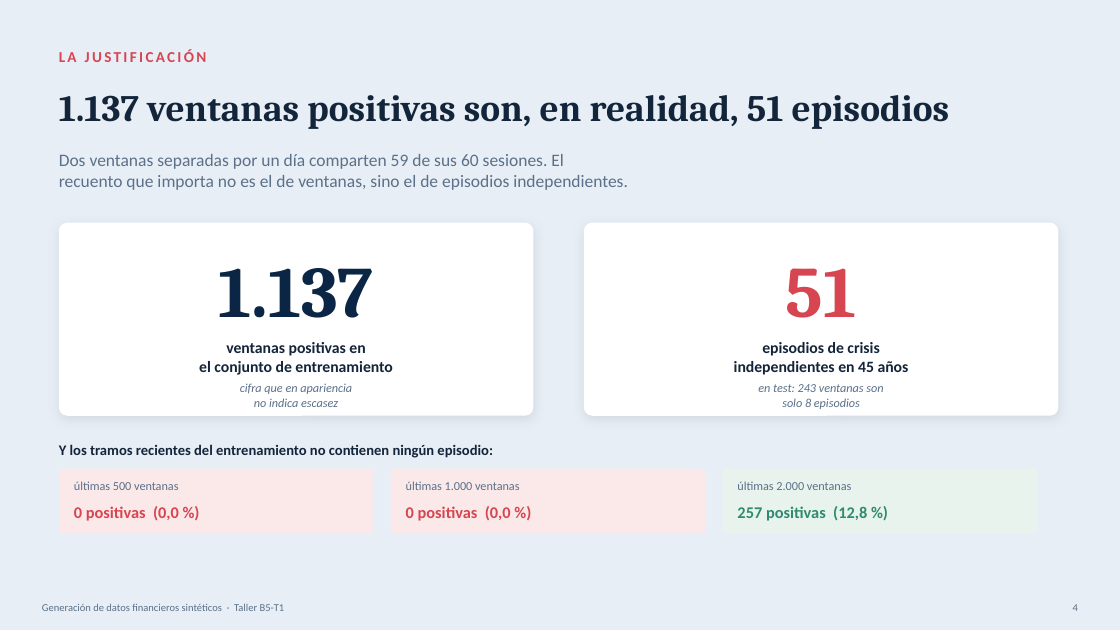
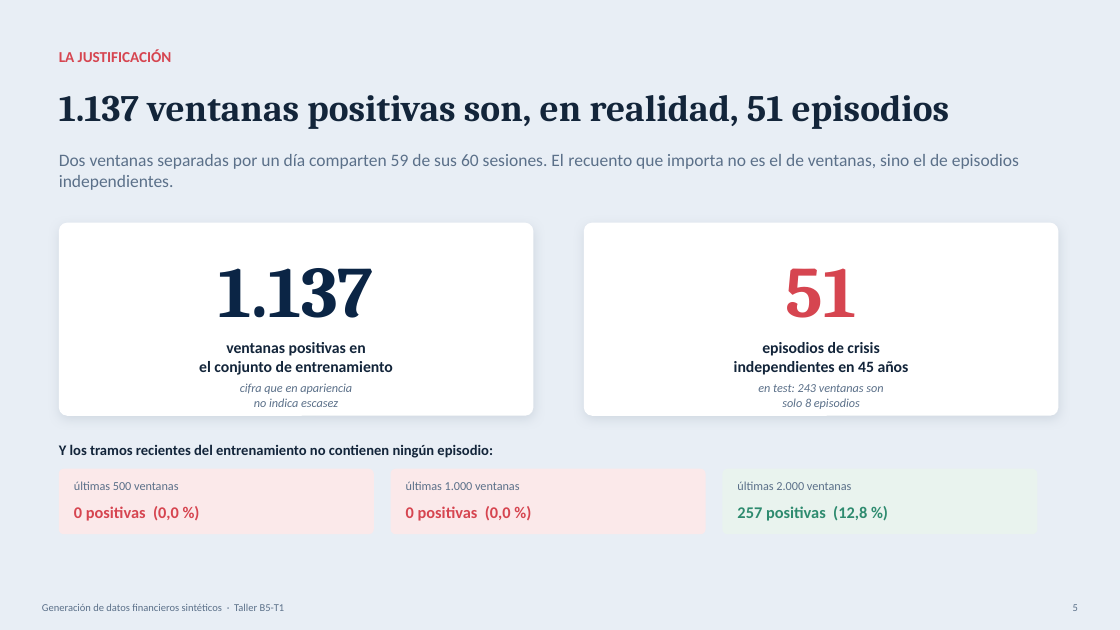
Before and after one commit to raulrodriguezlr/B5-T1, a slide deck: slide 5 of B5-T1_presentacion.pptx (slide 4 before the commit). Drawn at 1120x630 pixels with LibreOffice and Linux fonts; fonts in the diff are those of the drawing. Boxes give left, top, right and bottom in pixels: in the first picture for what was removed or moved away, otherwise in the second. Text is boxed around its words. In the diff, an @@ line names an element or a change of style, - is before the commit and + after.

```diff
--- a/B5-T1_presentacion.pptx
+++ b/B5-T1_presentacion.pptx
@@ text "LA JUSTIFICACIÓN" at <box>59,49,172,62</box>: letter spacing 2 to 0 pt @@
@@ text at <box>59,154,1019,190</box>: text changed @@
-Dos ventanas separadas por un día comparten 59 de sus 60 sesiones. El
-recuento que importa no es el de ventanas, sino el de episodios independientes.
+Dos ventanas separadas por un día comparten 59 de sus 60 sesiones. El recuento que importa no es el de ventanas, sino el de episodios independientes.
@@ text at <box>1073,604,1078,611</box>: text changed @@
-4
+5
```
Also in this commit, not shown: 12 other slides changed, 1 slide added, 2 other files.
